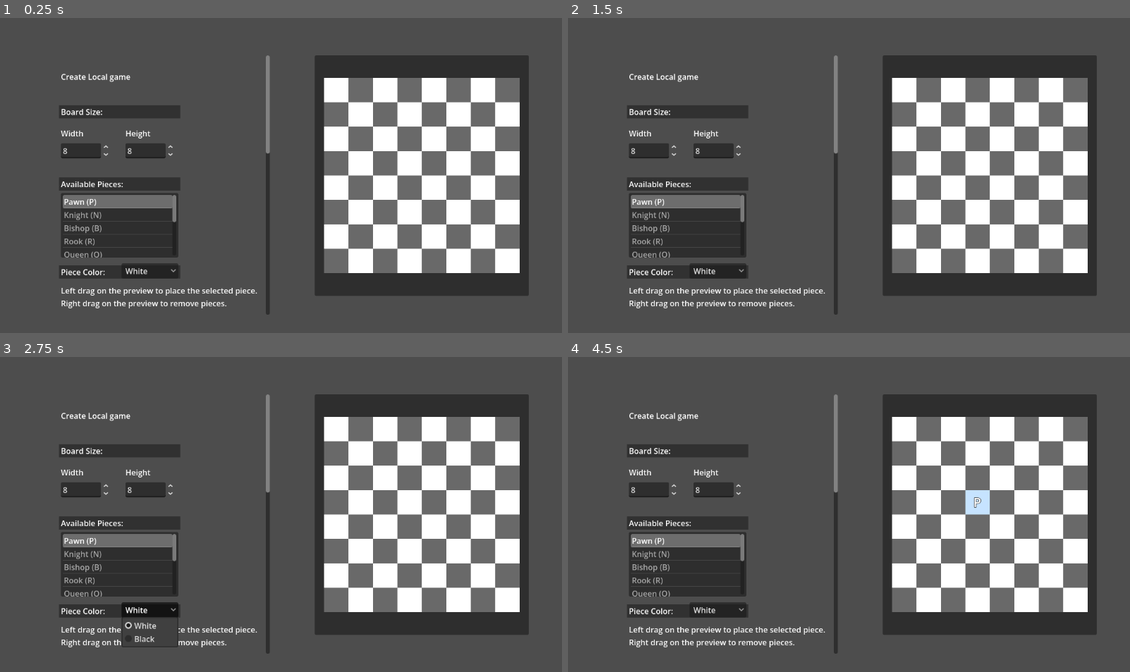
Above: before the commit, frames 1-4 (two rows, left to right).
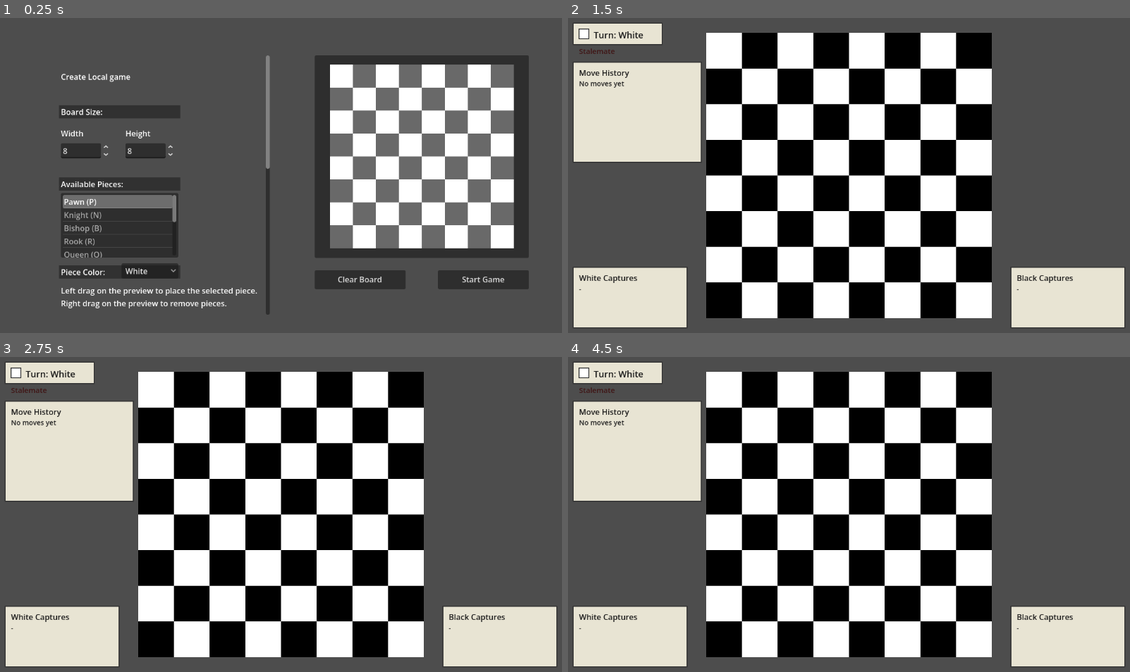
Above: after the commit, the same moments.

Repository: LeoHolman/chesslike
Game: Godot game, scene res://Scenes/LocalGameMenu.tscn
The game is run twice, just before and just after one commit, with the same random seed, the same clock (stepped at 60 frames per second) and the same inputs.
Inputs (mouse positions are in pixels of both pictures, inside the frame that each line leads up to):
- Up to frame 1 (0.25 s): no input
- Up to frame 2 (1.5 s): click (927, 279) at 0.5 s, where only the run after the commit has a clickable "Clear Board"; click (1051, 279) at 1.25 s, where only the run after the commit has a clickable "Start Game"
- Up to frame 3 (2.75 s): click (151, 609) at 2 s, where only the run before the commit has a clickable "White"
- Up to frame 4 (4.5 s): click (719, 609) at 2.75 s, where only the run before the commit has a clickable "White"; click (719, 609) at 3.5 s, where only the run before the commit has a clickable "White"; tap Enter at 4.25 s; move the mouse to (972, 498) at 4.27 s; click (972, 498) at 4.42 s

The runs differ from the first frame. In frame 1, 20% of the frame differs, in the area x 47-95%, y 14-89%; in frame 2, 75%; in frame 3, 75%; in frame 4, 76%, in the area x 0-100%, y 1-99%.

Commit message:
style: fix text clipping on drop pools in preview

Diff:
--- a/Scenes/LocalGameMenu.tscn
+++ b/Scenes/LocalGameMenu.tscn
@@ -23,7 +23,7 @@
 horizontal_scroll_mode = 0
 
 [node name="OptionsContent" type="Control" parent="OptionsScroll" unique_id=1806613797]
-custom_minimum_size = Vector2(0, 1440)
+custom_minimum_size = Vector2(0, 1240)
 layout_mode = 2
 size_flags_horizontal = 3
 
@@ -33,7 +33,7 @@
 anchor_left = 0.56
 anchor_top = 0.12
 anchor_right = 0.94
-anchor_bottom = 0.88
+anchor_bottom = 0.76
 grow_horizontal = 2
 grow_vertical = 2
 
@@ -304,12 +304,17 @@
 offset_bottom = 1011.0
 text = "Promotion Pieces:"
 
-[node name="PromotionPiecesList" type="VBoxContainer" parent="OptionsScroll/OptionsContent" unique_id=57243385]
+[node name="PromotionPiecesScroll" type="ScrollContainer" parent="OptionsScroll/OptionsContent" unique_id=1022091318]
 layout_mode = 0
 offset_left = 80.0
 offset_top = 1016.0
 offset_right = 320.0
-offset_bottom = 1204.0
+offset_bottom = 1144.0
+
+[node name="PromotionPiecesList" type="VBoxContainer" parent="OptionsScroll/OptionsContent/PromotionPiecesScroll" unique_id=57243385]
+custom_minimum_size = Vector2(0, 220)
+layout_mode = 2
+size_flags_horizontal = 3
 theme_override_constants/separation = 4
 
 [node name="PreviewInstructions" type="Label" parent="OptionsScroll/OptionsContent" unique_id=1873652165]
@@ -320,32 +325,37 @@
 offset_bottom = 516.0
 text = "Left drag on the preview to place the selected piece.\nRight drag on the preview to remove pieces."
 
-[node name="ClearBoardButton" type="Button" parent="OptionsScroll/OptionsContent" unique_id=71584107]
-layout_mode = 0
-offset_left = 80.0
-offset_top = 1278.0
-offset_right = 188.0
-offset_bottom = 1309.0
+[node name="ClearBoardButton" type="Button" parent="." unique_id=71584107]
+layout_mode = 1
+anchors_preset = 0
+anchor_left = 0.56
+anchor_top = 0.8
+anchor_right = 0.73
+anchor_bottom = 0.86
+offset_left = 0.0
+offset_top = 0.0
+offset_right = -10.0
+offset_bottom = 0.0
+grow_horizontal = 2
+grow_vertical = 2
 text = "Clear Board"
 
-[node name="ResetSetupButton" type="Button" parent="OptionsScroll/OptionsContent" unique_id=208044863]
-layout_mode = 0
-offset_left = 204.0
-offset_top = 1278.0
-offset_right = 320.0
-offset_bottom = 1309.0
-text = "Reset Setup"
-
-[node name="StartGameButton" type="Button" parent="OptionsScroll/OptionsContent" unique_id=40242828]
-layout_mode = 0
-offset_left = 204.0
-offset_top = 1328.0
-offset_right = 320.0
-offset_bottom = 1359.0
+[node name="StartGameButton" type="Button" parent="." unique_id=40242828]
+layout_mode = 1
+anchors_preset = 0
+anchor_left = 0.77
+anchor_top = 0.8
+anchor_right = 0.94
+anchor_bottom = 0.86
+offset_left = 10.0
+offset_top = 0.0
+offset_right = 0.0
+offset_bottom = 0.0
+grow_horizontal = 2
+grow_vertical = 2
 text = "Start Game\n"
 
 [connection signal="pressed" from="OptionsScroll/OptionsContent/SavePresetButton" to="." method="_on_save_preset_button_pressed"]
 [connection signal="pressed" from="OptionsScroll/OptionsContent/DeletePresetButton" to="." method="_on_delete_preset_button_pressed"]
-[connection signal="pressed" from="OptionsScroll/OptionsContent/ClearBoardButton" to="." method="_on_clear_board_button_pressed"]
-[connection signal="pressed" from="OptionsScroll/OptionsContent/ResetSetupButton" to="." method="_on_reset_setup_button_pressed"]
-[connection signal="pressed" from="OptionsScroll/OptionsContent/StartGameButton" to="." method="_on_start_game_button_pressed"]
+[connection signal="pressed" from="ClearBoardButton" to="." method="_on_clear_board_button_pressed"]
+[connection signal="pressed" from="StartGameButton" to="." method="_on_start_game_button_pressed"]
--- a/Scripts/local_game_menu.gd
+++ b/Scripts/local_game_menu.gd
@@ -14,8 +14,9 @@
 @onready var capture_to_drop_pool_check_box: CheckBox = $OptionsScroll/OptionsContent/CaptureToDropPoolCheckBox
 @onready var castling_support_hint_background: ColorRect = $OptionsScroll/OptionsContent/CastlingSupportHintBackground
 @onready var castling_support_hint: Label = $OptionsScroll/OptionsContent/CastlingSupportHint
+@onready var promotion_pieces_title_background: ColorRect = $OptionsScroll/OptionsContent/PromotionPiecesTitleBackground
 @onready var promotion_pieces_title: Label = $OptionsScroll/OptionsContent/PromotionPiecesTitle
-@onready var promotion_pieces_list: VBoxContainer = $OptionsScroll/OptionsContent/PromotionPiecesList
+@onready var promotion_pieces_list: VBoxContainer = $OptionsScroll/OptionsContent/PromotionPiecesScroll/PromotionPiecesList
 
 const INVALID_SQUARE = Vector2i(-1, -1)
 const PREVIEW_SELECTION_HIGHLIGHT = Color(0.2, 0.6, 1.0, 0.28)
@@ -170,8 +171,9 @@
 
 func _update_promotion_piece_visibility() -> void:
 	var show_promotion_piece_pool = promotion_check_box.button_pressed
+	promotion_pieces_title_background.visible = show_promotion_piece_pool
 	promotion_pieces_title.visible = show_promotion_piece_pool
-	promotion_pieces_list.visible = show_promotion_piece_pool
+	promotion_pieces_list.get_parent().visible = show_promotion_piece_pool
 
 func _update_piece_dropping_visibility() -> void:
 	var show_capture_rule = piece_dropping_check_box.button_pressed
@@ -507,9 +509,14 @@
 
 	var title_label = Label.new()
 	title_label.position = pool_rect.position + Vector2(8.0, 6.0)
-	title_label.size = Vector2(pool_rect.size.x - 12.0, 22.0)
+	title_label.size = Vector2(max(pool_rect.size.x - 16.0, 20.0), 40.0)
 	title_label.horizontal_alignment = HORIZONTAL_ALIGNMENT_LEFT
-	title_label.text = title
+	title_label.autowrap_mode = TextServer.AUTOWRAP_WORD_SMART
+	title_label.vertical_alignment = VERTICAL_ALIGNMENT_TOP
+	if title.ends_with(" Drop Pool"):
+		title_label.text = "%s\nDrop Pool" % title.trim_suffix(" Drop Pool")
+	else:
+		title_label.text = title
 	title_label.add_theme_font_size_override("font_size", 13)
 	title_label.add_theme_color_override("font_color", Color(0.93, 0.94, 0.97, 1.0))
 	title_label.mouse_filter = Control.MOUSE_FILTER_IGNORE
@@ -518,13 +525,19 @@
 	var entries: Array = _get_preview_drop_pool_display_entries(pool_owner)
 	var entry_rects: Array = []
 	var content_x = pool_rect.position.x + 8.0
-	var current_y = pool_rect.position.y + 30.0
-	var row_height = max(preview_tile_size * 0.5, 20.0)
-	var content_width = pool_rect.size.x - 12.0
+	var current_y = pool_rect.position.y + 48.0
+	var row_height = max(preview_tile_size * 0.42, 18.0)
+	var row_spacing = 2.0
+	var content_width = max(pool_rect.size.x - 16.0, 24.0)
+	var body_height = max(pool_rect.size.y - 58.0, row_height)
+	var max_rows = max(int(floor((body_height + row_spacing) / (row_height + row_spacing))), 1)
+	var row_font_size = int(clampf(preview_tile_size * 0.34, 10.0, 13.0))
 	if entries.is_empty():
 		var empty_label = Label.new()
 		empty_label.position = Vector2(content_x, current_y)
-		empty_label.size = Vector2(content_width, row_height)
+		empty_label.size = Vector2(content_width, body_height)
+		empty_label.autowrap_mode = TextServer.AUTOWRAP_WORD_SMART
+		empty_label.clip_text = true
 		empty_label.text = "(empty)"
 		empty_label.add_theme_font_size_override("font_size", 14)
 		empty_label.add_theme_color_override("font_color", Color(0.96, 0.97, 1.0, 1.0))
@@ -533,20 +546,39 @@
 		preview_drop_pool_entry_rects[pool_owner] = entry_rects
 		return
 
-	for entry in entries:
+	var rows_to_draw = min(entries.size(), max_rows)
+	var hidden_entries = max(entries.size() - rows_to_draw, 0)
+	if hidden_entries > 0 and rows_to_draw > 1:
+		rows_to_draw -= 1
+
+	for index in range(rows_to_draw):
+		var entry = entries[index]
 		var piece_id = str(entry.get("piece_id", ""))
 		var count = int(entry.get("count", 0))
 		var row_rect = Rect2(Vector2(content_x, current_y), Vector2(content_width, row_height))
 		var row_label = Label.new()
 		row_label.position = row_rect.position
 		row_label.size = row_rect.size
+		row_label.clip_text = true
 		row_label.text = "%s x%d" % [_get_piece_symbol(piece_id), count]
-		row_label.add_theme_font_size_override("font_size", 14)
+		row_label.add_theme_font_size_override("font_size", row_font_size)
 		row_label.add_theme_color_override("font_color", Color(0.96, 0.97, 1.0, 1.0))
 		row_label.mouse_filter = Control.MOUSE_FILTER_IGNORE
 		board_preview.add_child(row_label)
 		entry_rects.append({"piece_id": piece_id, "rect": row_rect})
-		current_y += row_height + 2.0
+		current_y += row_height + row_spacing
+
+	if hidden_entries > 0:
+		var overflow_rect = Rect2(Vector2(content_x, current_y), Vector2(content_width, row_height))
+		var overflow_label = Label.new()
+		overflow_label.position = overflow_rect.position
+		overflow_label.size = overflow_rect.size
+		overflow_label.clip_text = true
+		overflow_label.text = "+%d more" % hidden_entries
+		overflow_label.add_theme_font_size_override("font_size", row_font_size)
+		overflow_label.add_theme_color_override("font_color", Color(0.82, 0.88, 0.98, 1.0))
+		overflow_label.mouse_filter = Control.MOUSE_FILTER_IGNORE
+		board_preview.add_child(overflow_label)
 
 	preview_drop_pool_entry_rects[pool_owner] = entry_rects
 
